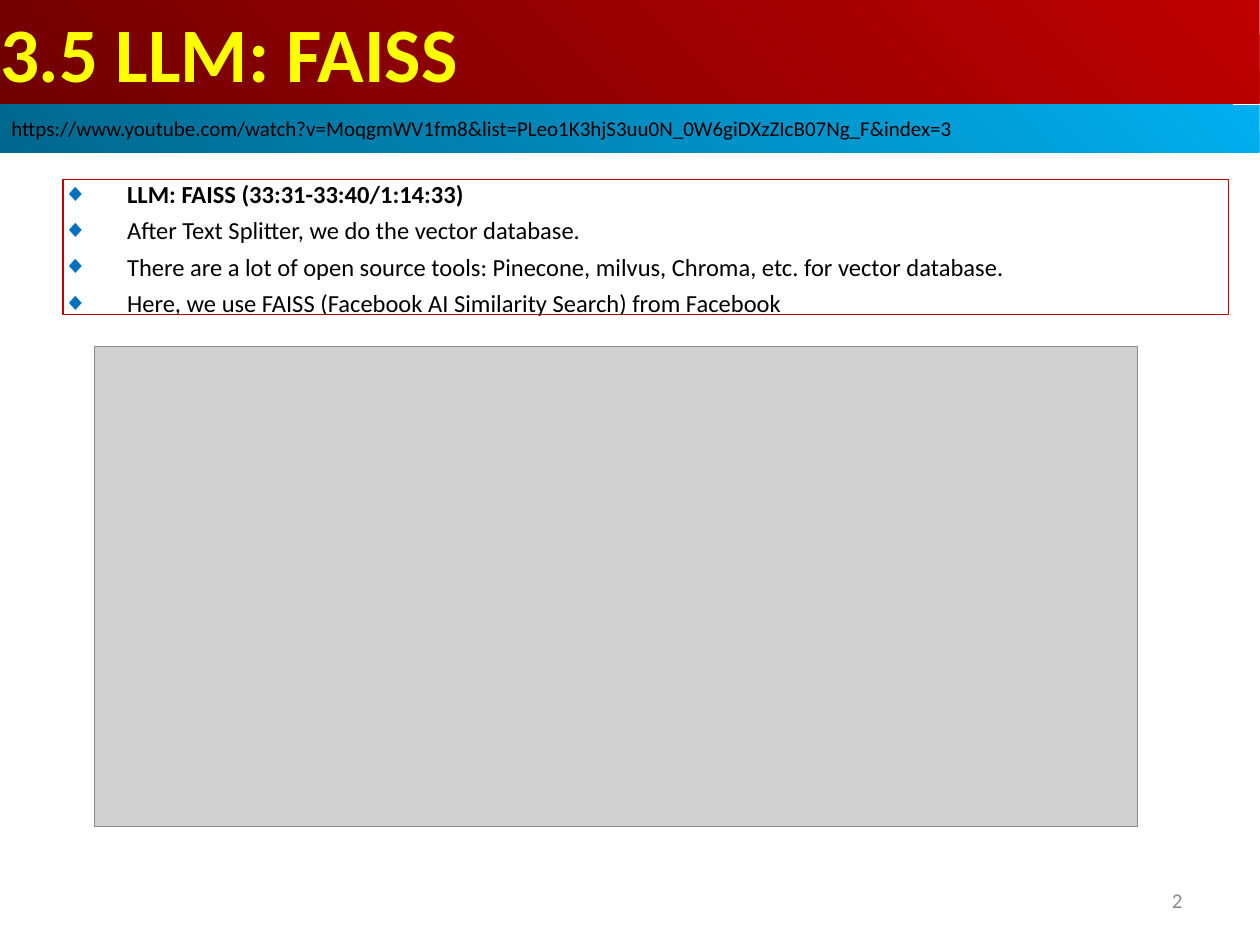
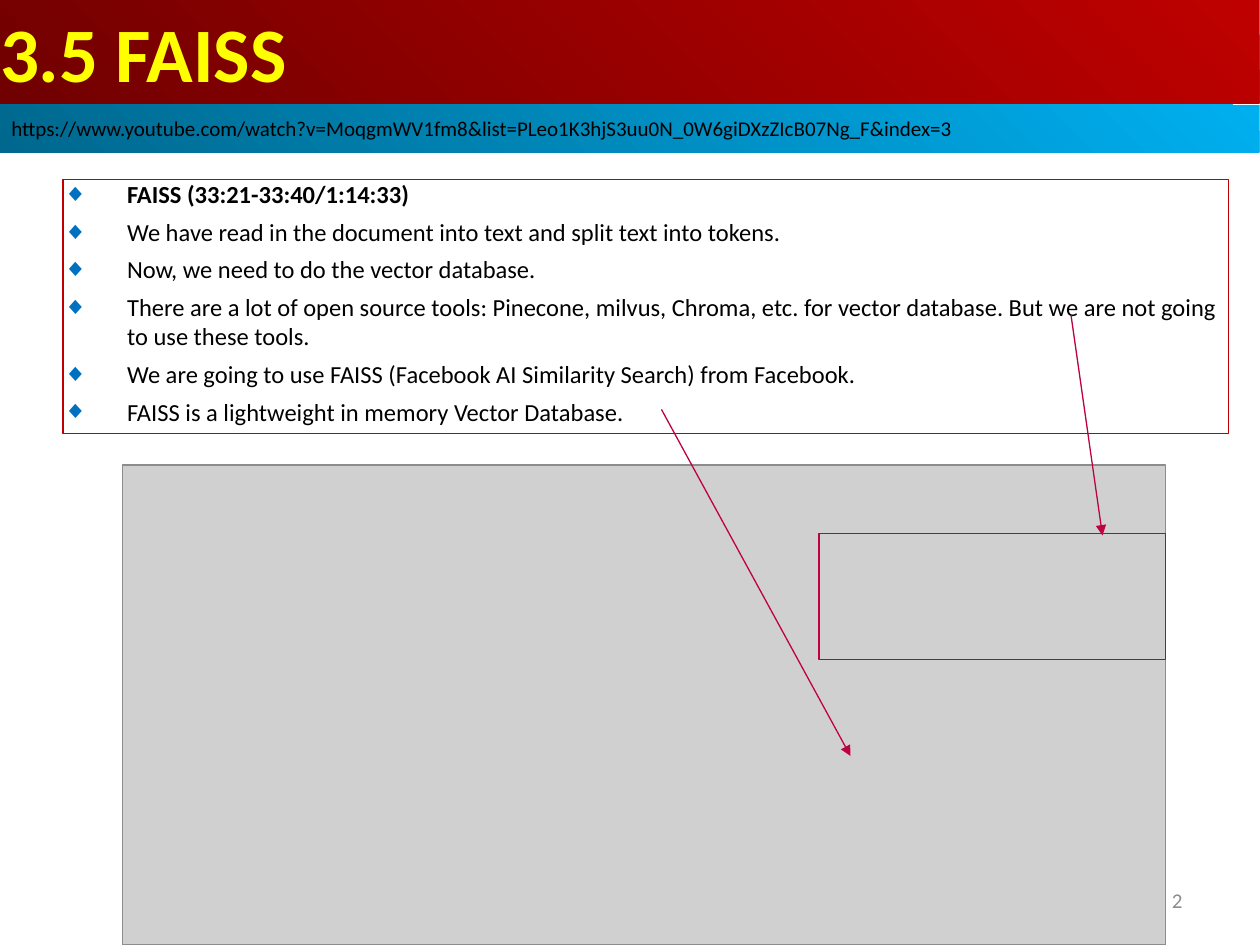
Before and after one commit to peterhchen/AIU_CS515_LLM, a slide deck: slide 2 of 810_LangChain_CB/003.04_05_TextSplit_FAISS/001_Video/03.05_FAISS.ppt. Drawn at 1260x945 pixels with LibreOffice and Linux fonts; fonts in the diff are those of the drawing; grey boxes stand for pictures. Boxes give left, top, right and bottom in pixels: in the first picture for what was removed or moved away, otherwise in the second. Text is boxed around its words. In the diff, an @@ line names an element or a change of style, - is before the commit and + after.

Commit message:
FAISS Similarity Search
1. In the FAISS database, the text string are totally different from the user input quesiton
2. But we still can find the answer with the Similarity Search

```diff
--- a/810_LangChain_CB/003.04_05_TextSplit_FAISS/001_Video/03.05_FAISS.ppt
+++ b/810_LangChain_CB/003.04_05_TextSplit_FAISS/001_Video/03.05_FAISS.ppt
@@ text in rectangle at (0, 31, 287, 83): text changed @@
-3.5 LLM: FAISS
+3.5 FAISS
@@ rectangle "FAISS (33:21-33:40/1:14:33)": place and size @@
-rectangle "FAISS (33:21-33:40/1:14:33)" at (63, 179, 1228, 314)
+rectangle "FAISS (33:21-33:40/1:14:33)" at (63, 179, 1228, 433)
@@ text in rectangle at (127, 185, 1215, 426): text changed @@
-◆ LLM: FAISS (33:31-33:40/1:14:33)
-◆ After Text Splitter, we do the vector database.
-◆ There are a lot of open source tools: Pinecone, milvus, Chroma, etc. for vector database.
-◆ Here, we use FAISS (Facebook AI Similarity Search) from Facebook
+◆ FAISS (33:21-33:40/1:14:33)
+◆ We have read in the document into text and split text into tokens.
+◆ Now, we need to do the vector database.
+◆ There are a lot of open source tools: Pinecone, milvus, Chroma, etc. for vector database. But we are not going to use these tools.
+◆ We are going to use FAISS (Facebook AI Similarity Search) from Facebook.
+◆ FAISS is a lightweight in memory Vector Database.
@@ arrow added from (1071, 315) to (1102, 536), #BF0041 0.74 pt @@
@@ arrow added from (662, 410) to (850, 756), #BF0041 0.74 pt @@
@@ picture: place and size @@
-picture at (94, 346, 1138, 827)
+picture at (122, 465, 1166, 945)
@@ rectangle added at (819, 534, 1166, 660), outline #BF0041 0.74 pt @@
```
Also in this commit, not shown: 15 other slides changed, 27 slides added, 2 slides removed.
